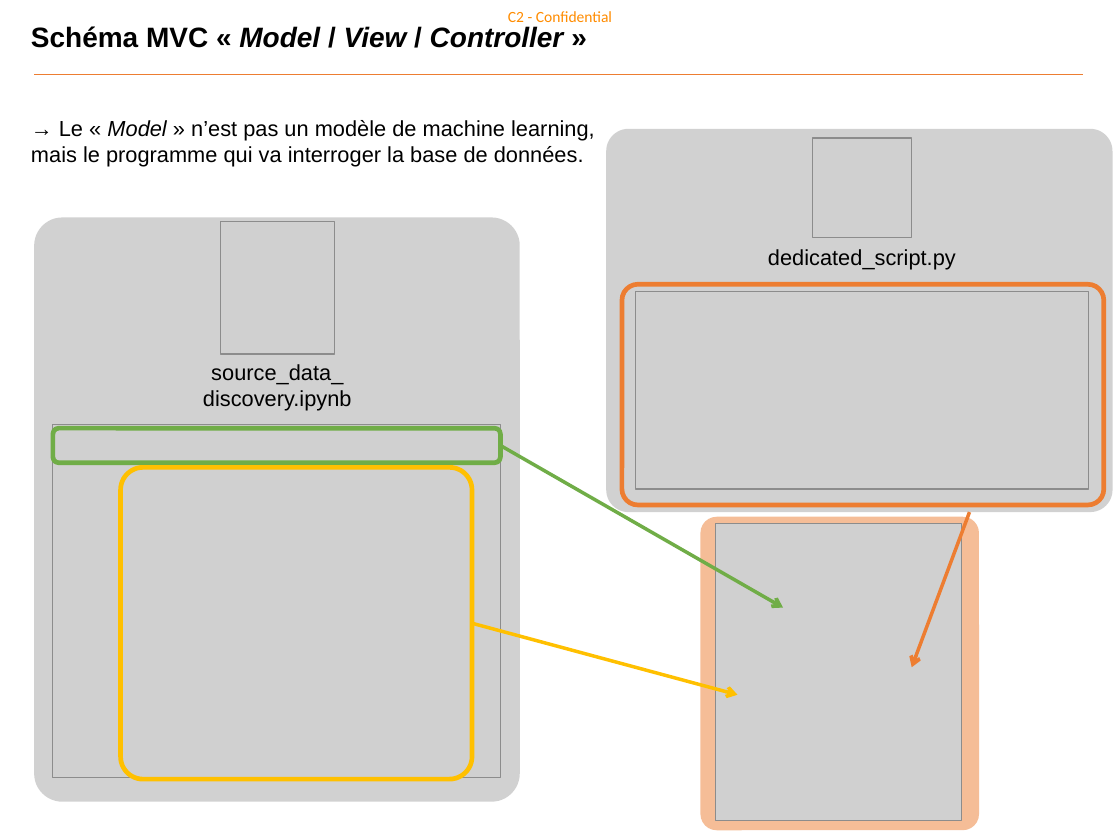
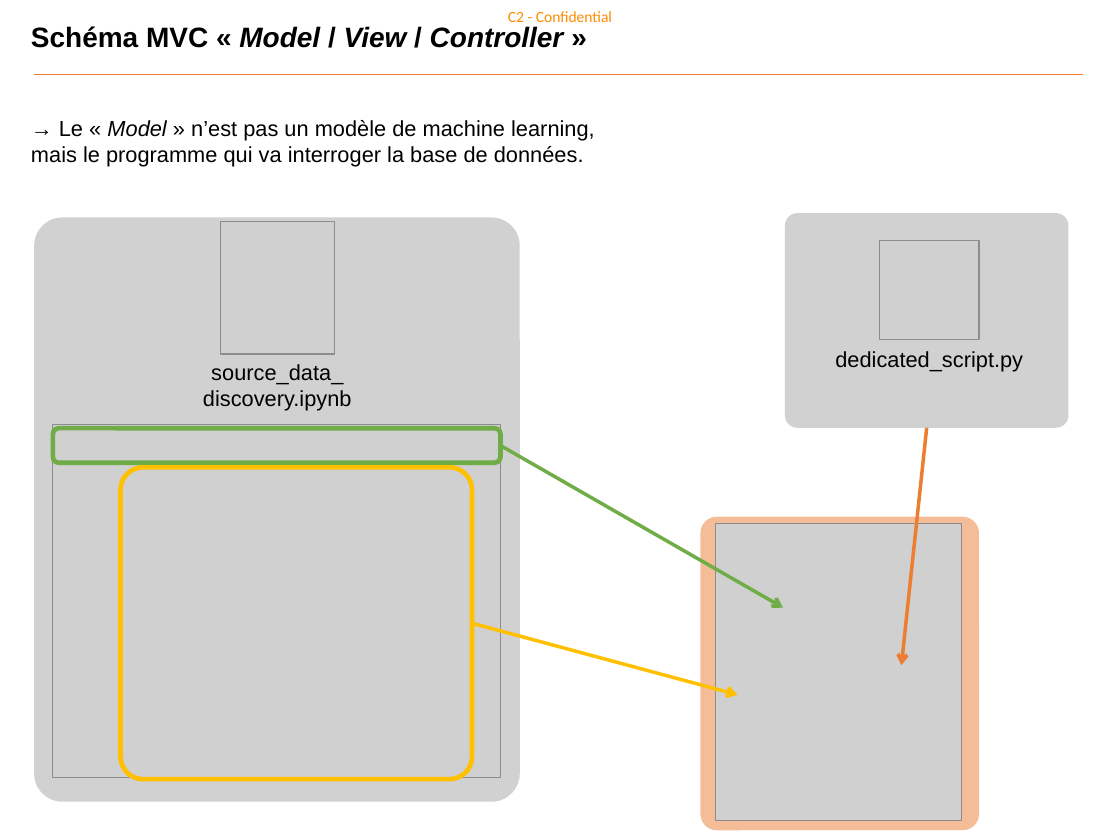
Before and after one commit to Benoit-78/machine-learning-standards, a slide deck: slide 2 of organisation.pptx. Drawn at 1120x840 pixels with LibreOffice and Linux fonts; fonts in the diff are those of the drawing; grey boxes stand for pictures. Boxes give left, top, right and bottom in pixels: in the first picture for what was removed or moved away, otherwise in the second. Text is boxed around its words. In the diff, an @@ line names an element or a change of style, - is before the commit and + after.

```diff
--- a/organisation.pptx
+++ b/organisation.pptx
@@ picture removed at bbox=[812, 138, 912, 237] @@
@@ rounded rectangle: place and size @@
-rounded rectangle at bbox=[606, 129, 1112, 512]
+rounded rectangle at bbox=[785, 213, 1068, 428]
@@ picture added at bbox=[879, 241, 979, 340] @@
@@ rounded rectangle removed at bbox=[622, 284, 1103, 505] @@
@@ picture removed at bbox=[635, 291, 1089, 488] @@
@@ text "dedicated_script.py": place and size @@
-text "dedicated_script.py" at bbox=[768, 249, 956, 269]
+text "dedicated_script.py" at bbox=[835, 351, 1023, 372]
@@ arrow moved from (970, 512) - (912, 668) to (926, 428) - (902, 665) @@
```
Also in this commit, not shown: 1 other slide changed, 1 other file.
